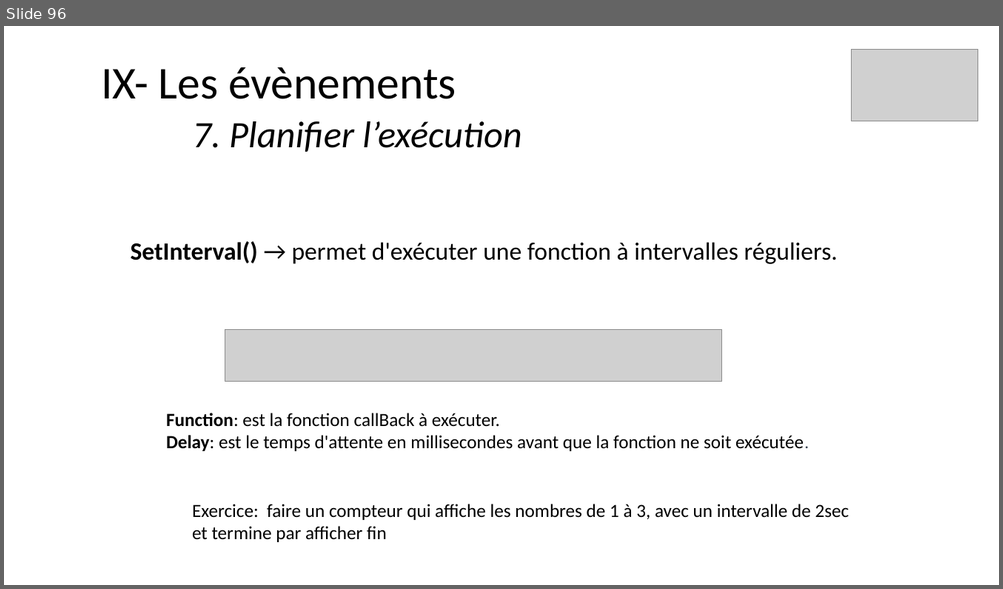
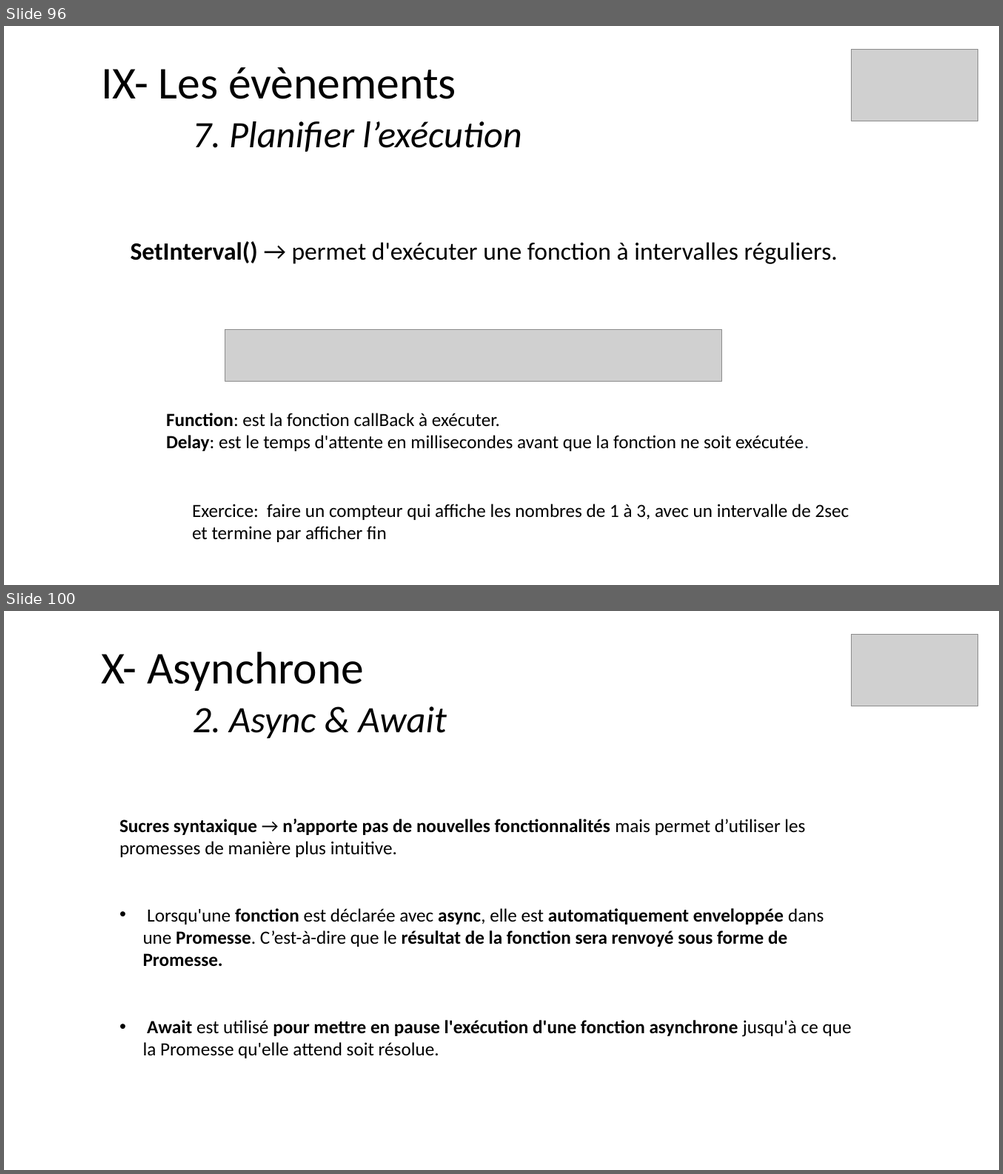
Before and after one commit to ArMb57/JavaScript, a slide deck: cours.pptx. Shown one above the other, each under a label of ours: slide 96 before the commit, slides 96 and 100 after it; the slides between them are not shown. The pictures are 1003x589 and 1003x1174 pixels, drawn with LibreOffice and Linux fonts; fonts in the diff are those of the drawing; grey boxes stand for pictures. Boxes give left, top, right and bottom in pixels: in the first picture for what was removed or moved away, otherwise in the second. Text is boxed around its words. In the diff, an @@ line names an element or a change of style, - is before the commit and + after.

```diff
--- a/cours.pptx
+++ b/cours.pptx
@@ slide 100 added at bbox=[4, 611, 999, 1170], background #FFFFFF @@
@@ title added at bbox=[101, 652, 447, 738], 36 pt, text #000000, italic @@
+X- Asynchrone
+2. Async & Await
@@ picture added at bbox=[851, 634, 978, 706] @@
@@ text added at bbox=[119, 818, 851, 1059], 18 pt, text #000000, bold @@
+Sucres syntaxique → n’apporte pas de nouvelles fonctionnalités mais permet d’utiliser les promesses de manière plus intuitive.
+• Lorsqu'une fonction est déclarée avec async, elle est automatiquement enveloppée dans une Promesse. C’est-à-dire que le résultat de la fonction sera renvoyé sous forme de Promesse.
+• Await est utilisé pour mettre en pause l'exécution d'une fonction asynchrone jusqu'à ce que la Promesse qu'elle attend soit résolue.
```
Also in this commit, not shown: 17 other slides added, 13 other files.
